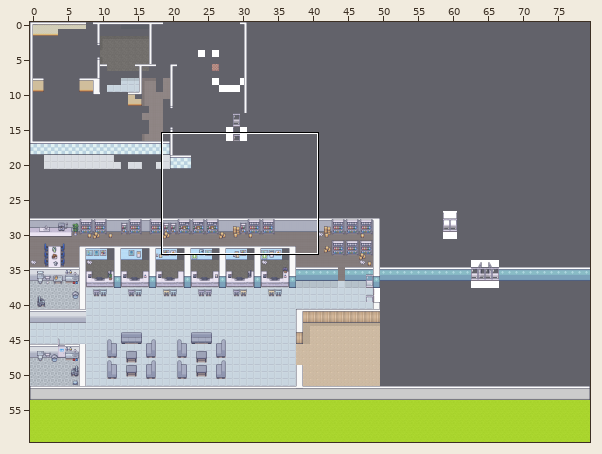
Tiled map (JSON) -- office.tmj. The picture above shows the old version from afar; the outline marks the close-up.
Close-up. Old version:
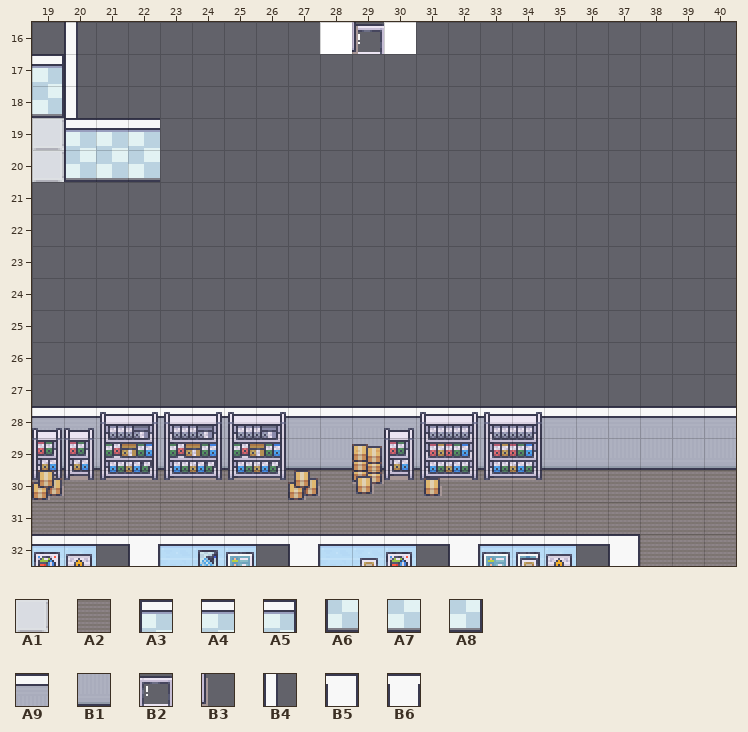
Cells are 32x32 px. Shown: x 19..40, y 16..32. The commit also changed other parts of the map, which this record leaves out.
Key: from "Chunk 1": A1 15, A2 16, A3 34, A4 35, A5 36, A6 37, A7 38, A8 39, A9 40, B1 41, B2 201, B3 203, B4 218, B5 222, B6 231.
__ is an empty cell.
Layers that did not change in this view are not listed.
Layer "Sol" before, first column x 19:
16 __ __ __ __ __ __ __ __ __ __ __ __ __ __ __ __ __ __ __ __ __ __
17 __ __ __ __ __ __ __ __ __ __ __ __ __ __ __ __ __ __ __ __ __ __
18 __ __ __ __ __ __ __ __ __ __ __ __ __ __ __ __ __ __ __ __ __ __
19 A1 __ __ __ __ __ __ __ __ __ __ __ __ __ __ __ __ __ __ __ __ __
20 A1 __ __ __ __ __ __ __ __ __ __ __ __ __ __ __ __ __ __ __ __ __
21 __ __ __ __ __ __ __ __ __ __ __ __ __ __ __ __ __ __ __ __ __ __
22 __ __ __ __ __ __ __ __ __ __ __ __ __ __ __ __ __ __ __ __ __ __
23 __ __ __ __ __ __ __ __ __ __ __ __ __ __ __ __ __ __ __ __ __ __
24 __ __ __ __ __ __ __ __ __ __ __ __ __ __ __ __ __ __ __ __ __ __
25 __ __ __ __ __ __ __ __ __ __ __ __ __ __ __ __ __ __ __ __ __ __
26 __ __ __ __ __ __ __ __ __ __ __ __ __ __ __ __ __ __ __ __ __ __
27 __ __ __ __ __ __ __ __ __ __ __ __ __ __ __ __ __ __ __ __ __ __
28 __ __ __ __ __ __ __ __ __ __ __ __ __ __ __ __ __ __ __ __ __ __
29 __ __ __ __ __ __ __ __ __ __ __ __ __ __ __ __ __ __ __ __ __ __
30 A2 A2 A2 A2 A2 A2 A2 A2 A2 A2 A2 A2 A2 A2 A2 A2 A2 A2 A2 A2 A2 A2
31 A2 A2 A2 A2 A2 A2 A2 A2 A2 A2 A2 A2 A2 A2 A2 A2 A2 A2 A2 A2 A2 A2
Layer "Mur" before, first column x 19:
16 __ __ __ __ __ __ __ __ __ __ __ __ __ __ __ __ __ __ __ __ __ __
17 A5 __ __ __ __ __ __ __ __ __ __ __ __ __ __ __ __ __ __ __ __ __
18 A8 __ __ __ __ __ __ __ __ __ __ __ __ __ __ __ __ __ __ __ __ __
19 __ A3 A4 A4 __ __ __ __ __ __ __ __ __ __ __ __ __ __ __ __ __ __
20 __ A6 A7 A7 __ __ __ __ __ __ __ __ __ __ __ __ __ __ __ __ __ __
21 __ __ __ __ __ __ __ __ __ __ __ __ __ __ __ __ __ __ __ __ __ __
22 __ __ __ __ __ __ __ __ __ __ __ __ __ __ __ __ __ __ __ __ __ __
23 __ __ __ __ __ __ __ __ __ __ __ __ __ __ __ __ __ __ __ __ __ __
24 __ __ __ __ __ __ __ __ __ __ __ __ __ __ __ __ __ __ __ __ __ __
25 __ __ __ __ __ __ __ __ __ __ __ __ __ __ __ __ __ __ __ __ __ __
26 __ __ __ __ __ __ __ __ __ __ __ __ __ __ __ __ __ __ __ __ __ __
27 __ __ __ __ __ __ __ __ __ __ __ __ __ __ __ __ __ __ __ __ __ __
28 A9 A9 A9 A9 A9 A9 A9 A9 A9 A9 A9 A9 A9 A9 A9 A9 A9 A9 A9 A9 A9 A9
29 B1 B1 B1 B1 B1 B1 B1 B1 B1 B1 B1 B1 B1 B1 B1 B1 B1 B1 B1 B1 B1 B1
30 __ __ __ __ __ __ __ __ __ __ __ __ __ __ __ __ __ __ __ __ __ __
Once edited:
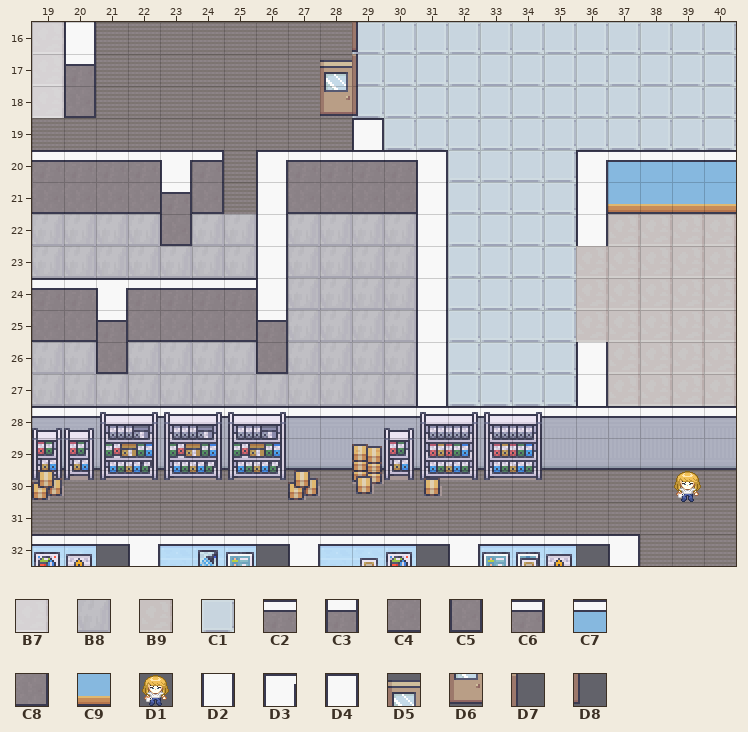
Further tiles: from "Chunk 1": B7 6, B8 8, B9 9, C1 12, C2 22, C3 23, C4 25, C5 26, C6 28, C7 29, C8 31, C9 32, D1 216, D2 223, D3 230, D4 232, D5 233, D6 234, D7 235, D8 236.
From old to new:
Layer "Sol":
y 16..18: x 19 __ -> B7; x 21..40 __ __ __ __ __ __ __ __ __ __ __ __ __ __ __ __ __ __ __ __ -> A2 A2 A2 A2 A2 A2 A2 A2 C1 C1 C1 C1 C1 C1 C1 C1 C1 C1 C1 C1
y 19: x 19..28 A1 __ __ __ __ __ __ __ __ __ -> A2 A2 A2 A2 A2 A2 A2 A2 A2 A2; x 30..40 __ __ __ __ __ __ __ __ __ __ __ -> C1 C1 C1 C1 C1 C1 C1 C1 C1 C1 C1
y 20: x 19 A1 -> __; x 25 __ -> A2; x 32..35 __ __ __ __ -> C1 C1 C1 C1
y 21: x 25 __ -> A2; x 32..35 __ __ __ __ -> C1 C1 C1 C1
y 22: x 19..22 __ __ __ __ -> B8 B8 B8 B8; x 24..25 __ __ -> B8 B8; x 27..30 __ __ __ __ -> B8 B8 B8 B8; x 32..35 __ __ __ __ -> C1 C1 C1 C1; x 37..40 __ __ __ __ -> B9 B9 B9 B9
y 23: x 19..25 __ __ __ __ __ __ __ -> B8 B8 B8 B8 B8 B8 B8; x 27..30 __ __ __ __ -> B8 B8 B8 B8; x 32..40 __ __ __ __ __ __ __ __ __ -> C1 C1 C1 C1 B9 B9 B9 B9 B9
y 24..25: x 27..30 __ __ __ __ -> B8 B8 B8 B8; x 32..40 __ __ __ __ __ __ __ __ __ -> C1 C1 C1 C1 B9 B9 B9 B9 B9
y 26: x 19..20 __ __ -> B8 B8; x 22..25 __ __ __ __ -> B8 B8 B8 B8; x 27..30 __ __ __ __ -> B8 B8 B8 B8; x 32..35 __ __ __ __ -> C1 C1 C1 C1; x 37..40 __ __ __ __ -> B9 B9 B9 B9
y 27: x 19..30 __ __ __ __ __ __ __ __ __ __ __ __ -> B8 B8 B8 B8 B8 B8 B8 B8 B8 B8 B8 B8; x 32..35 __ __ __ __ -> C1 C1 C1 C1; x 37..40 __ __ __ __ -> B9 B9 B9 B9
Layer "Mur":
y 17: x 19..20 A5 __ -> __ C3
y 18: x 19..20 A8 __ -> __ C5
y 19: x 20..22 A3 A4 A4 -> __ __ __
y 20: x 19..22 __ A6 A7 A7 -> C2 C2 C2 C2; x 24 __ -> C6; x 27..30 __ __ __ __ -> C2 C2 C2 C2; x 37..40 __ __ __ __ -> C7 C7 C7 C7
y 21: x 19..24 __ __ __ __ __ __ -> C4 C4 C4 C4 C3 C8; x 27..30 __ __ __ __ -> C4 C4 C4 C4; x 37..40 __ __ __ __ -> C9 C9 C9 C9
y 22: x 23 __ -> C5
y 24: x 19..20 __ __ -> C2 C2; x 22..25 __ __ __ __ -> C2 C2 C2 C2
y 25: x 19..26 __ __ __ __ __ __ __ __ -> C4 C4 C3 C4 C4 C4 C4 C3
y 26: x 21 __ -> C5; x 26 __ -> C5
Layer "NPC/Agente d'accueil 1":
y 30: x 39 __ -> D1
Layer "opened_door_2":
y 16: x 29 B2 -> __
y 17: x 28 __ -> D5
y 18: x 28 __ -> D6
Layer "closed_door_2":
y 16: x 29 B3 -> D8
y 17: x 29 __ -> D7
y 18: x 29 __ -> D8
Layer "Délimitations":
y 16: x 20 B4 -> D2
y 17..18: x 20 B4 -> __
y 19: x 29 __ -> D4
y 20: x 23 __ -> B6; x 26 __ -> D3; x 31 __ -> B5; x 36 __ -> D3
y 21..22: x 26 __ -> D2; x 31 __ -> D2; x 36 __ -> D2
y 23: x 26 __ -> D2; x 31 __ -> D2
y 24: x 21 __ -> B6; x 26 __ -> D2; x 31 __ -> D2
y 25: x 31 __ -> D2
y 26..27: x 31 __ -> D2; x 36 __ -> D2
Where, in picture pixels (left, top, right, bottom), the same in both close-ups:
changed: (32, 22, 736, 406)
added: (674, 471, 701, 502)
